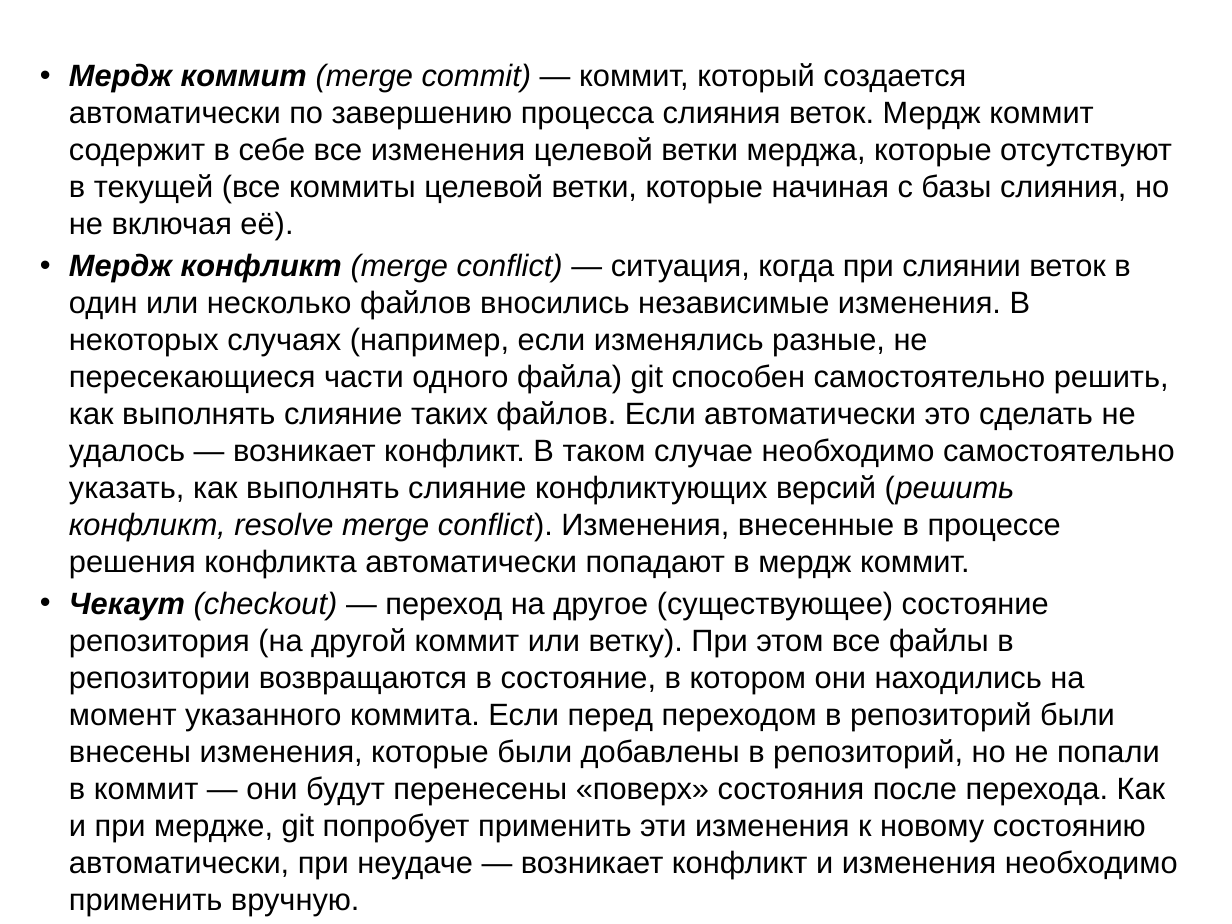
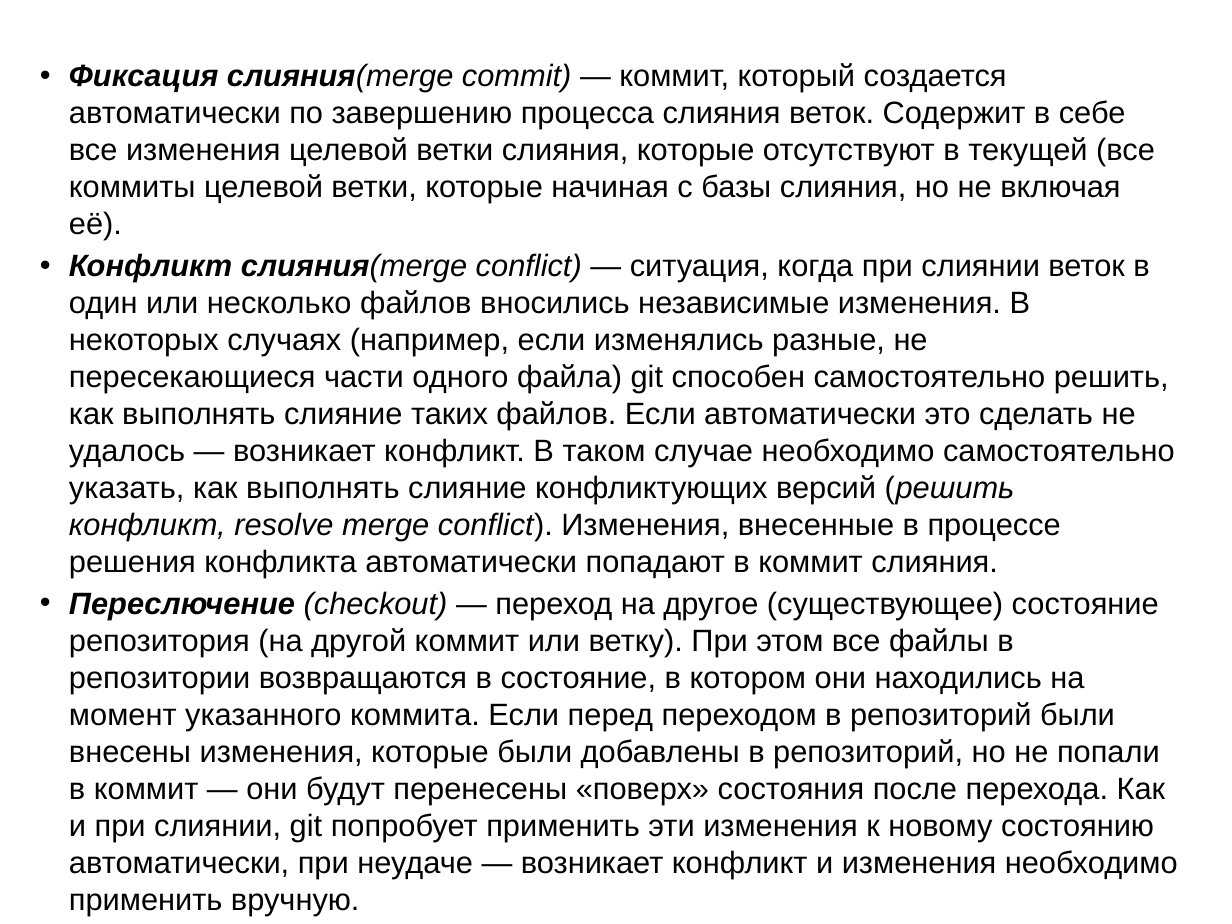
Before and after one commit to gsvmbox/g, a slide deck: slide 10 of 3 Работа с GitHub/5 Управление версиями ПО.ppt. Drawn at 1232x924 pixels with LibreOffice and Linux fonts; fonts in the diff are those of the drawing. Boxes give left, top, right and bottom in pixels: in the first picture for what was removed or moved away, otherwise in the second. Text is boxed around its words. In the diff, an @@ line names an element or a change of style, - is before the commit and + after.

```diff
--- a/3 Работа с GitHub/5 Управление версиями ПО.ppt
+++ b/3 Работа с GitHub/5 Управление версиями ПО.ppt
@@ text at box(69, 63, 1178, 878): text changed @@
-• Мердж коммит (merge commit) — коммит, который создается автоматически по завершению процесса слияния веток. Мердж коммит содержит в себе все изменения целевой ветки мерджа, которые отсутствуют в текущей (все коммиты целевой ветки, которые начиная с базы слияния, но не включая её).
-• Мердж конфликт (merge conflict) — ситуация, когда при слиянии веток в один или несколько файлов вносились независимые изменения. В некоторых случаях (например, если изменялись разные, не пересекающиеся части одного файла) git способен самостоятельно решить, как выполнять слияние таких файлов. Если автоматически это сделать не удалось — возникает конфликт. В таком случае необходимо самостоятельно указать, как выполнять слияние конфликтующих версий (решить конфликт, resolve merge conflict). Изменения, внесенные в процессе решения конфликта автоматически попадают в мердж коммит.
-• Чекаут (checkout) — переход на другое (существующее) состояние репозитория (на другой коммит или ветку). При этом все файлы в репозитории возвращаются в состояние, в котором они находились на момент указанного коммита. Если перед переходом в репозиторий были внесены изменения, которые были добавлены в репозиторий, но не попали в коммит — они будут перенесены «поверх» состояния после перехода. Как и при мердже, git попробует применить эти изменения к новому состоянию автоматически, при неудаче — возникает конфликт и изменения необходимо применить вручную.
+• Фиксация слияния(merge commit) — коммит, который создается автоматически по завершению процесса слияния веток. Содержит в себе все изменения целевой ветки слияния, которые отсутствуют в текущей (все коммиты целевой ветки, которые начиная с базы слияния, но не включая её).
+• Конфликт слияния(merge conflict) — ситуация, когда при слиянии веток в один или несколько файлов вносились независимые изменения. В некоторых случаях (например, если изменялись разные, не пересекающиеся части одного файла) git способен самостоятельно решить, как выполнять слияние таких файлов. Если автоматически это сделать не удалось — возникает конфликт. В таком случае необходимо самостоятельно указать, как выполнять слияние конфликтующих версий (решить конфликт, resolve merge conflict). Изменения, внесенные в процессе решения конфликта автоматически попадают в коммит слияния.
+• Переслючение (checkout) — переход на другое (существующее) состояние репозитория (на другой коммит или ветку). При этом все файлы в репозитории возвращаются в состояние, в котором они находились на момент указанного коммита. Если перед переходом в репозиторий были внесены изменения, которые были добавлены в репозиторий, но не попали в коммит — они будут перенесены «поверх» состояния после перехода. Как и при слиянии, git попробует применить эти изменения к новому состоянию автоматически, при неудаче — возникает конфликт и изменения необходимо применить вручную.
```
Also in this commit, not shown: 2 other slides changed, 2 other files.
